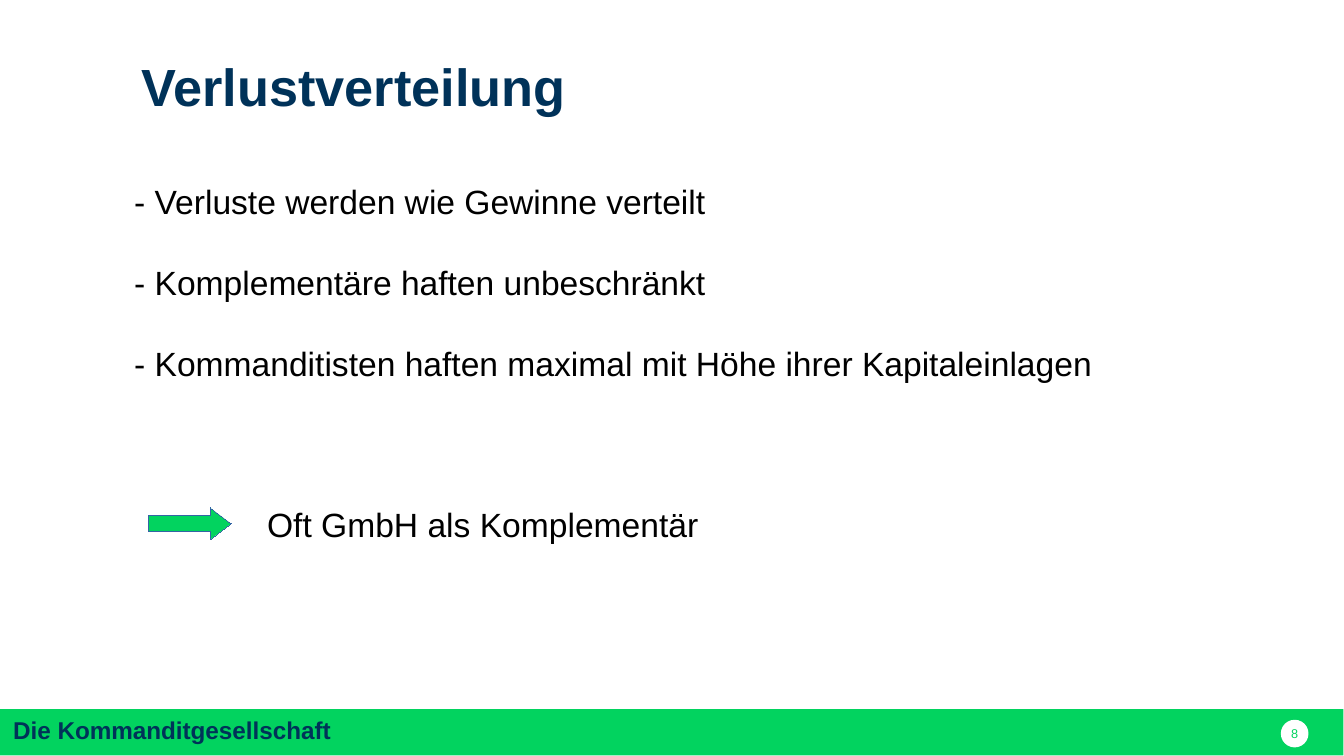
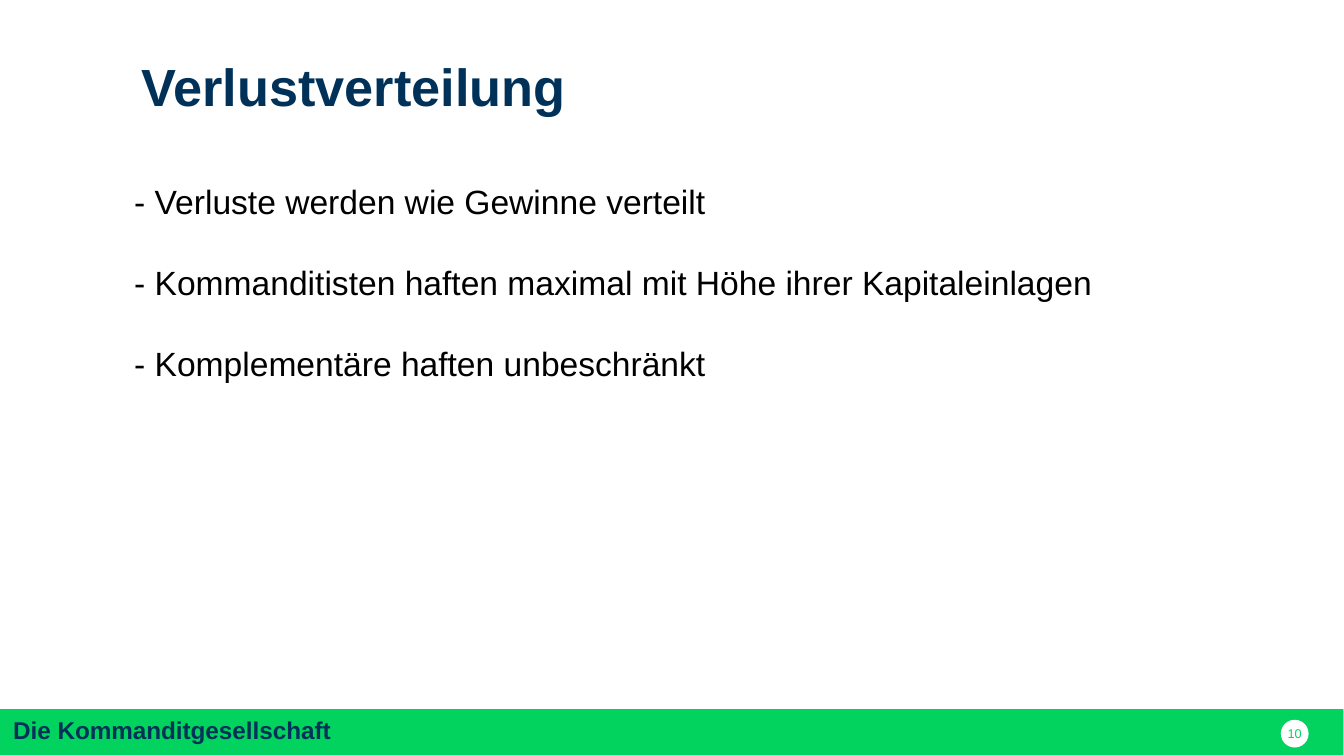
Before and after one commit to nodeg/exercises, a slide deck: slide 10 of Referat_BWP_KG_dom.pptx (slide 8 before the commit). Drawn at 1344x756 pixels with LibreOffice and Linux fonts; fonts in the diff are those of the drawing. Boxes give left, top, right and bottom in pixels: in the first picture for what was removed or moved away, otherwise in the second. Text is boxed around its words. In the diff, an @@ line names an element or a change of style, - is before the commit and + after.

```diff
--- a/Referat_BWP_KG_dom.pptx
+++ b/Referat_BWP_KG_dom.pptx
@@ text at (155, 270, 1092, 301): paragraph added @@
+- Kommanditisten haften maximal mit Höhe ihrer Kapitaleinlagen
@@ text at (155, 351, 1092, 382): paragraph removed @@
-- Kommanditisten haften maximal mit Höhe ihrer Kapitaleinlagen
@@ freeform shape removed at (148, 508, 231, 540) @@
@@ text removed at (267, 512, 698, 543) @@
-Oft GmbH als Komplementär
@@ page number at (1288, 729, 1302, 738): text changed @@
-8
+10
```
Also in this commit, not shown: 7 other slides changed, 2 slides added.
